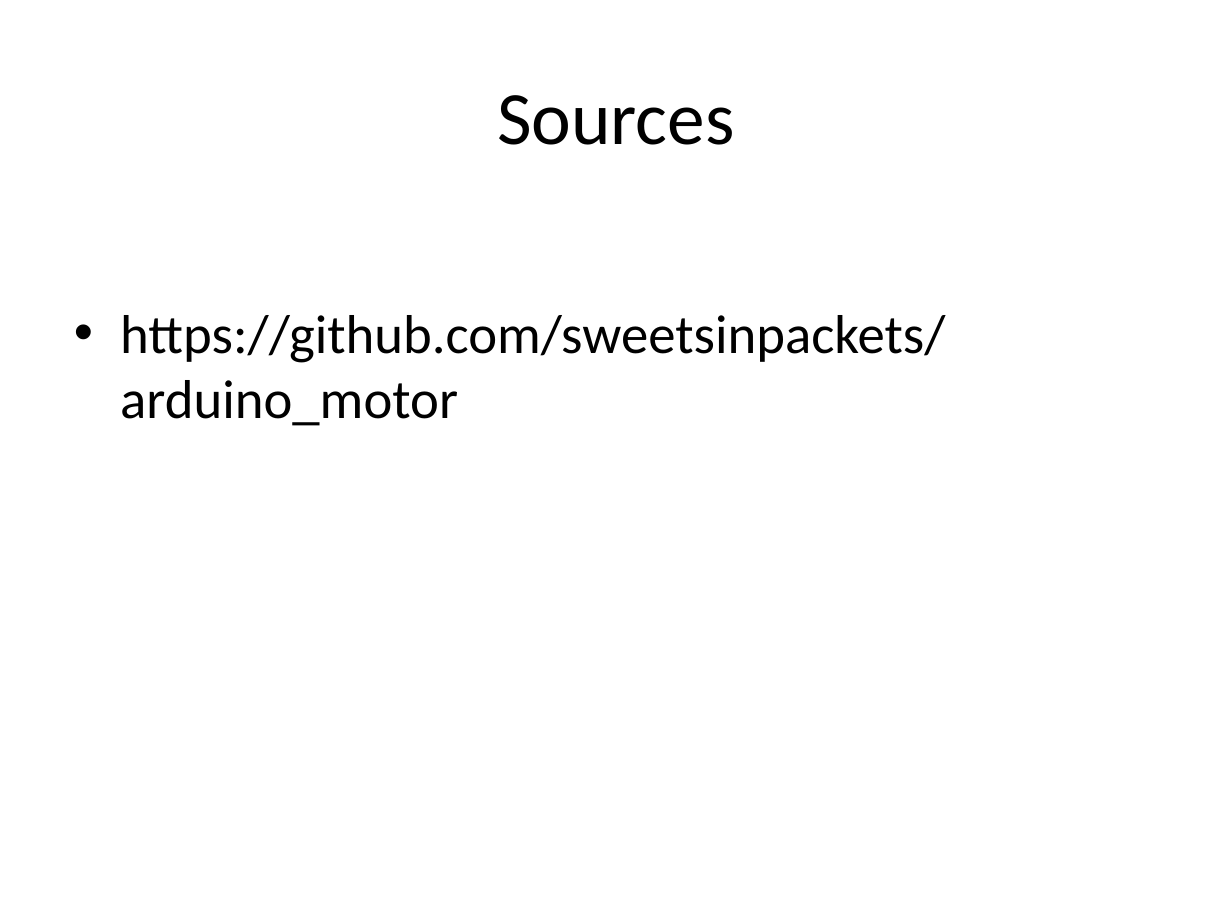
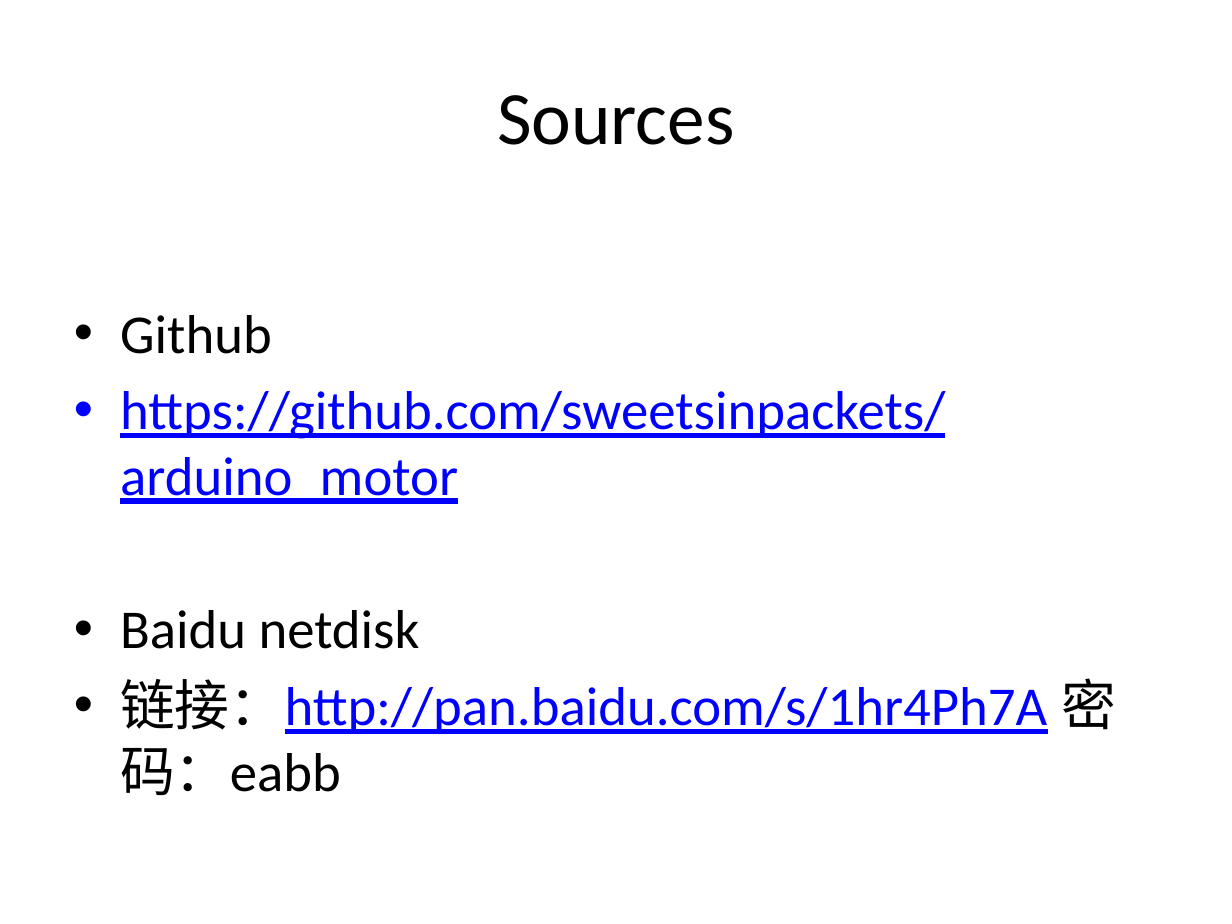
Before and after one commit to doctorjia/arduino_motor, a slide deck: slide 2 of arduino.pptx. Drawn at 1232x924 pixels with LibreOffice and Linux fonts; fonts in the diff are those of the drawing. Boxes give left, top, right and bottom in pixels: in the first picture for what was removed or moved away, otherwise in the second. Text is boxed around its words. In the diff, an @@ line names an element or a change of style, - is before the commit and + after.

Commit message:
PPT
The newer version, compared to baidu netdisk

```diff
--- a/arduino.pptx
+++ b/arduino.pptx
@@ text at [120, 315, 272, 354]: paragraph added @@
+• Github
@@ text at [120, 391, 945, 504]: text colour #000000 to #0000FF, underline on in "https://github.com/sweetsinpackets/arduino_motor" @@
@@ text at [120, 610, 1116, 795]: paragraphs added @@
+• Baidu netdisk
+• 链接：http://pan.baidu.com/s/1hr4Ph7A 密码：eabb
```
Also in this commit, not shown: 1 other slide changed, 1 slide removed.
